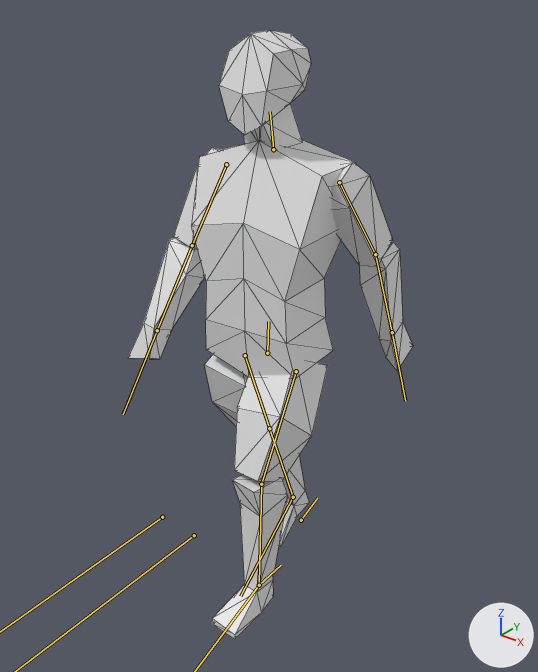
Renders of the glTF model Import/Mine.glb from each side of a commit.
The view is the same before and after, from a 50 mm camera at (1.329, -1.651, 1.999) aimed at (-0.014, 0.028, 0.958). Every picture has the same lights, and +X, +Y and +Z are marked at lower right. Both versions are drawn at frame 24 of the action 'Walk_Loop'; the numbers are the values there. The bones that bend it are drawn over the model as lines. Mesh edges are drawn as thin lines.
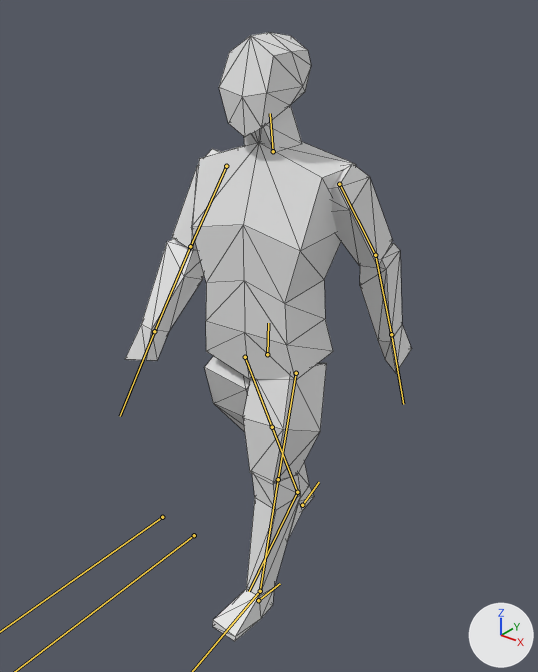
Pixel boxes (x1, y1, x2, y2) of what changed, in the pictures (538 x 672 px):
'Cube', posed
    before: (128, 30, 413, 639)
    after: (125, 32, 412, 641)
bone 'UpperArm.L', root to tip
    before: (339, 182) to (375, 254)
    after: (339, 184) to (375, 255)
bone 'LowerArm.L', root to tip
    before: (375, 254) to (392, 332)
    after: (375, 255) to (391, 334)
bone 'UpperLeg.L', root to tip
    before: (296, 371) to (261, 484)
    after: (296, 373) to (278, 479)
bone 'LowerLeg.L', root to tip
    before: (261, 484) to (259, 585)
    after: (278, 479) to (260, 591)
bone 'UpperArm.R', root to tip
    before: (226, 164) to (192, 245)
    after: (226, 166) to (190, 246)
bone 'LowerArm.R', root to tip
    before: (192, 245) to (157, 330)
    after: (190, 246) to (154, 331)
bone 'UpperLeg.R', root to tip
    before: (245, 355) to (269, 428)
    after: (245, 357) to (272, 427)
bone 'Foot.R', root to tip
    before: (293, 497) to (240, 596)
    after: (297, 492) to (249, 591)

The change in detail:
Bone 'UpperArm.L' (bone_upperarm_l) turns from (-30, 7, -2) to (-31, 7, -2) degrees about its own x, y and z.
Bone 'LowerArm.L' (bone_lowerarm_l) turns from (10, -1, 0) to (12, -2, 0) degrees about its own x, y and z.
Bone 'UpperLeg.L' (bone_upperleg_l) turns from (28, 8, 3) to (12, 9, 0) degrees about its own x, y and z.
Bone 'LowerLeg.L' (bone_lowerleg_l) turns from (-22, -1, -4) to (6, 0, 1) degrees about its own x, y and z.
Bone 'Foot.L' (bone_foot_l) turns from (-5, -1, 5) to (-10, -2, 4) degrees about its own x, y and z.
Bone 'UpperArm.R' (bone_upperarm_r) turns from (18, 5, 0) to (20, 5, 1) degrees about its own x, y and z.
Bone 'LowerArm.R' (bone_lowerarm_r) turns from (5, 1, 0) to (4, 1, 0) degrees about its own x, y and z.
Bone 'UpperLeg.R' (bone_upperleg_r) turns from (-22, 1, 2) to (-25, 2, 2) degrees about its own x, y and z.
Bone 'Foot.R' (bone_foot_r) turns from (-3, 1, -3) to (-5, 1, -3) degrees about its own x, y and z.
